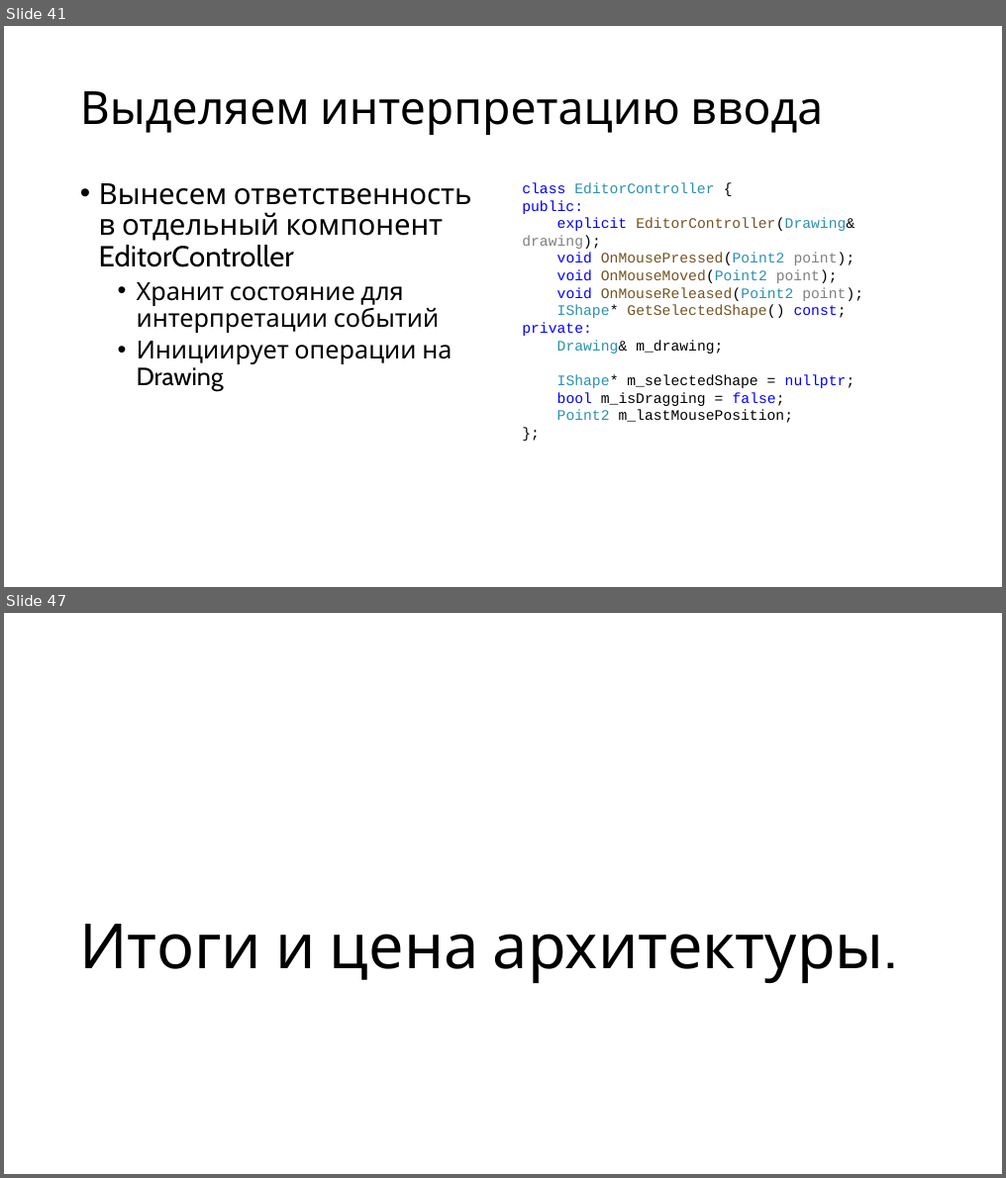
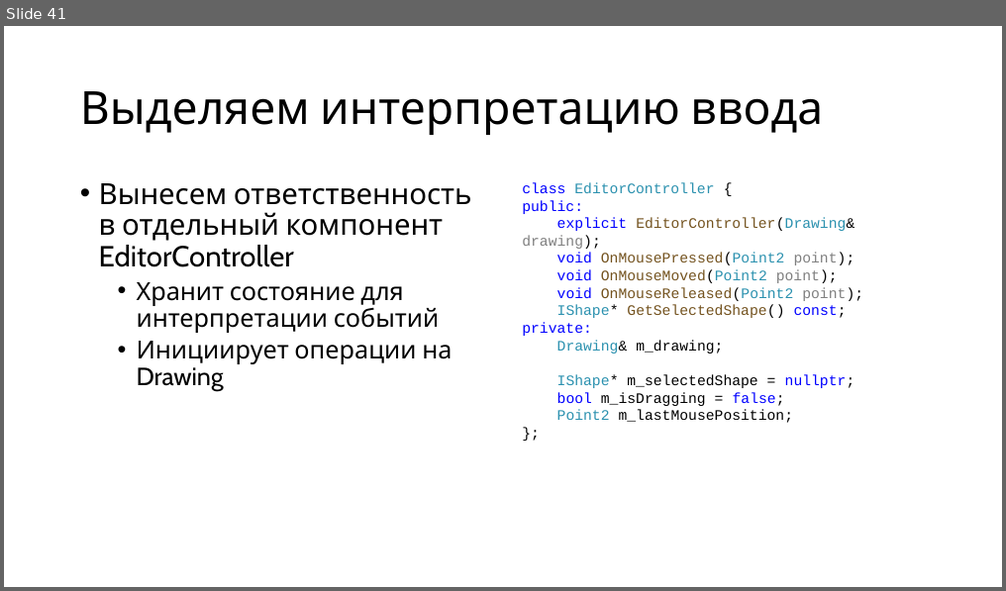
Before and after one commit to alexey-malov/ood, a slide deck: lectures/new/03. gui-app-design/gui-app-design.pptx. Shown one above the other, each under a label of ours: slides 41 and 47 before the commit, slide 41 after it; the slides between them are not shown. The pictures are 1006x1178 and 1006x591 pixels, drawn with LibreOffice and Linux fonts; fonts in the diff are those of the drawing. Boxes give left, top, right and bottom in pixels: in the first picture for what was removed or moved away, otherwise in the second. Text is boxed around its words. In the diff, an @@ line names an element or a change of style, - is before the commit and + after.

```diff
--- a/lectures/new/03. gui-app-design/gui-app-design.pptx
+++ b/lectures/new/03. gui-app-design/gui-app-design.pptx
@@ slide 47 removed at <box>4,613,1002,1174</box>, background #FFFFFF @@
@@ title removed at <box>79,924,884,983</box> @@
-Итоги и цена архитектуры.
```
Also in this commit, not shown: 2 slides changed, 36 slides added, 3 other slides removed, 6 other files.
